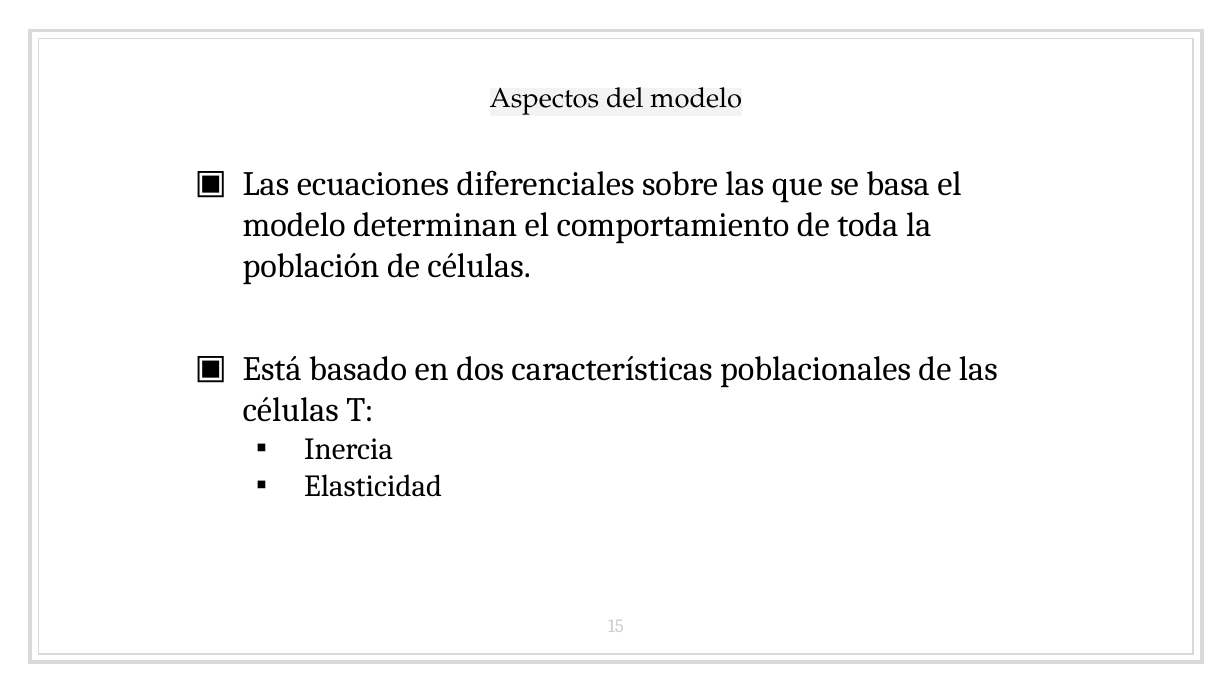
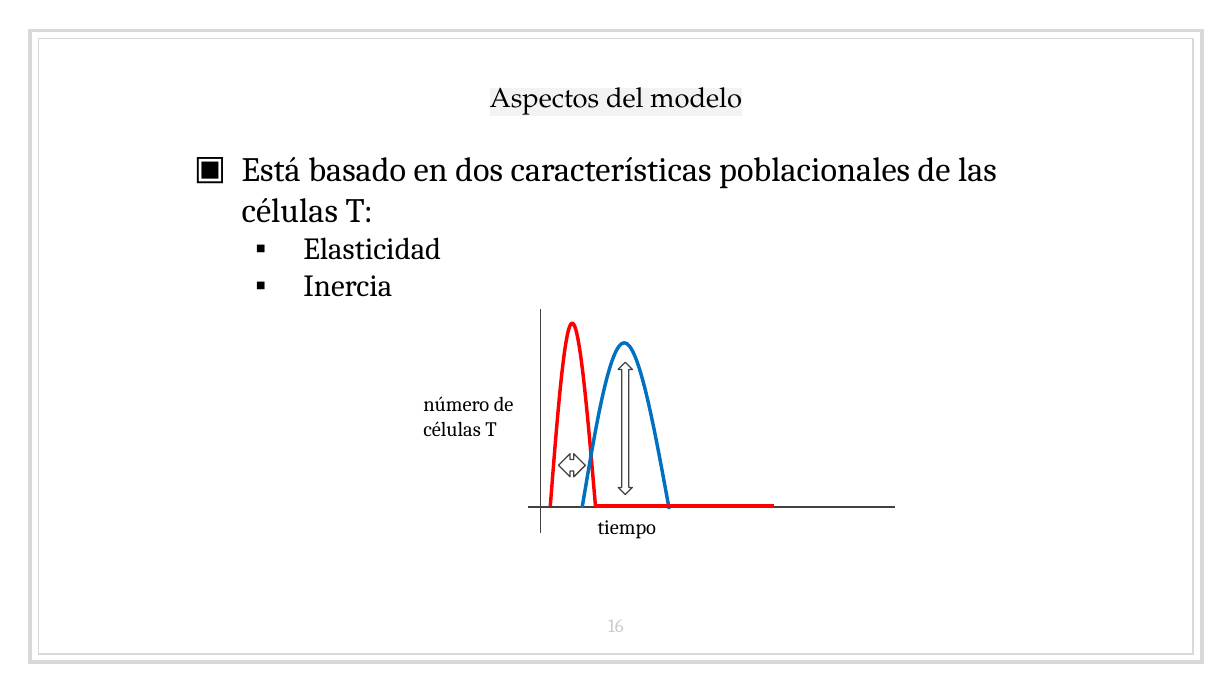
Before and after one commit to bserranoanton/TFG-mates, a slide deck: slide 16 of Defensa/transparenciasDefensa.pptx (slide 15 before the commit). Drawn at 1232x693 pixels with LibreOffice and Linux fonts; fonts in the diff are those of the drawing. Boxes give left, top, right and bottom in pixels: in the first picture for what was removed or moved away, otherwise in the second. Text is boxed around its words. In the diff, an @@ line names an element or a change of style, - is before the commit and + after.

```diff
--- a/Defensa/transparenciasDefensa.pptx
+++ b/Defensa/transparenciasDefensa.pptx
@@ text "Está basado en dos características ...": place and size @@
-text "Está basado en dos características ..." at [243,170,998,497]
+text "Está basado en dos características ..." at [242,157,997,297]
@@ text at [243,170,961,285]: paragraph removed @@
-▣ Las ecuaciones diferenciales sobre las que se basa el modelo determinan el comportamiento de toda la población de células.
@@ text at [303,237,441,260]: paragraph added @@
+  ▪ Elasticidad
@@ line added from (540, 309) to (540, 533), #424242 0.75 pt @@
@@ freeform shape added at [551,323,596,508], outline #FF0000 2 pt @@
@@ freeform shape added at [582,342,669,509], outline #0070C0 2 pt @@
@@ left right arrow added at [618,363,633,495], outline #434343 0.75 pt @@
@@ text added at [423,396,514,436], 12 pt, text #000000 @@
+número de células T
@@ text at [304,474,442,497]: paragraph removed @@
-  ▪ Elasticidad
@@ left right arrow added at [558,453,585,477], outline #434343 0.75 pt @@
@@ line added from (894, 508) to (527, 508), #424242 0.75 pt @@
@@ line added from (595, 506) to (774, 506), #FF0000 2.25 pt @@
@@ text added at [598,520,657,539], 12 pt, text #000000 @@
+tiempo
@@ page number at [608,620,624,632]: text changed @@
-15
+16
```
Also in this commit, not shown: 9 other slides changed, 1 slide added, 1 slide removed, 8 other files.
